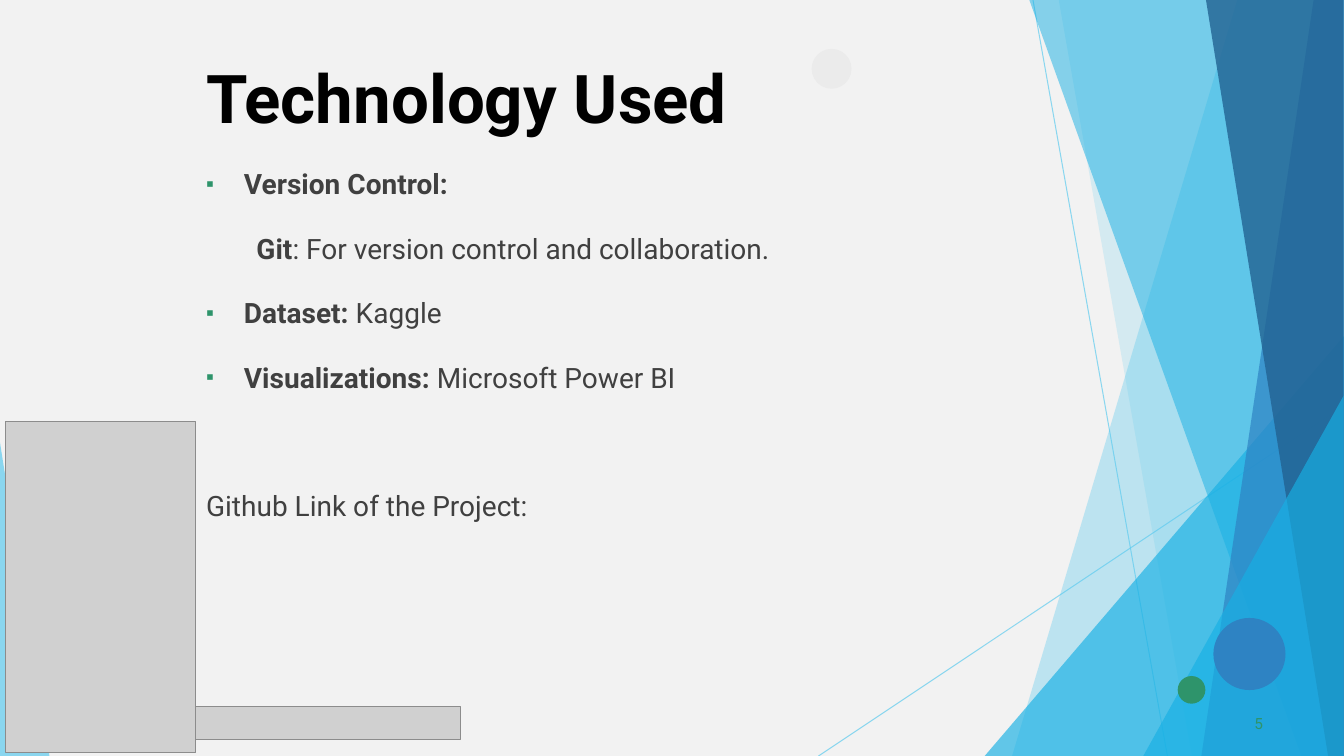
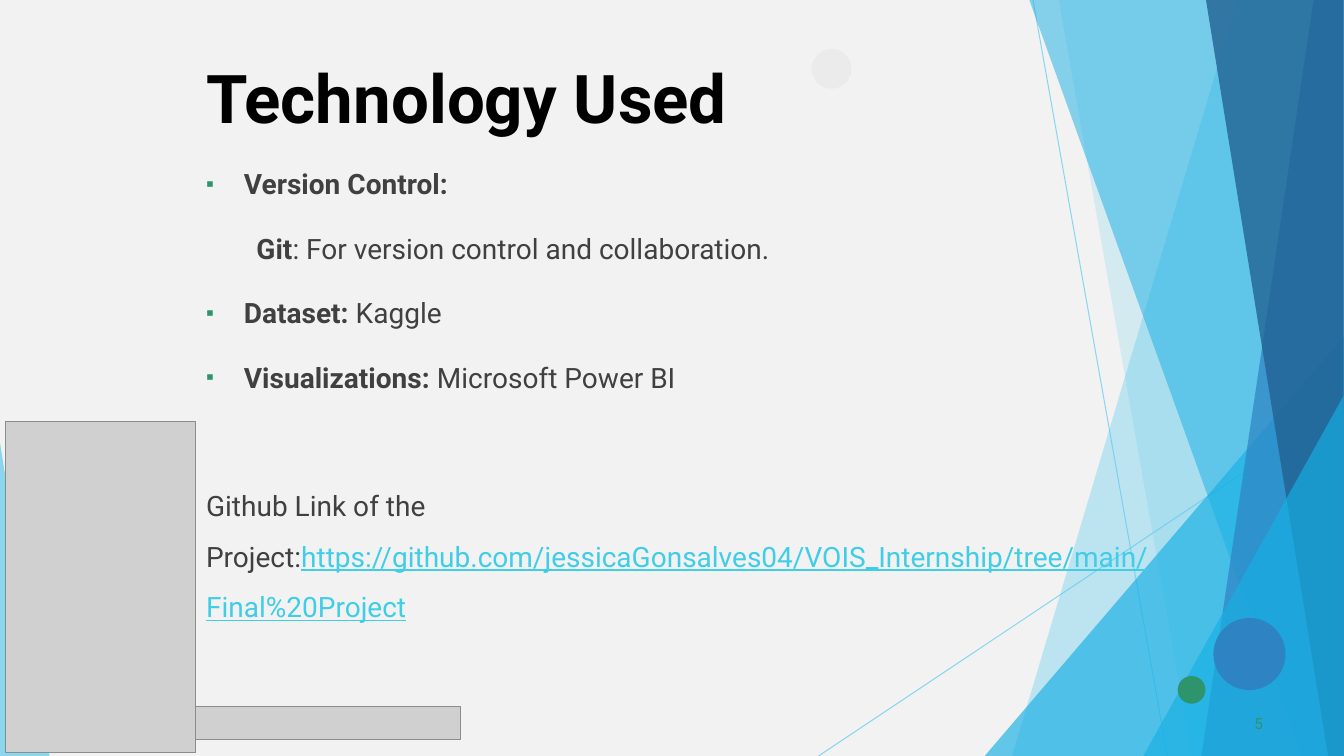
Before and after one commit to jessicaGonsalves04/VOIS_Internship, a slide deck: slide 5 of Final Project/Food_Adulteration_Report.pptx. Drawn at 1344x756 pixels with LibreOffice and Linux fonts; fonts in the diff are those of the drawing; grey boxes stand for pictures. Boxes give left, top, right and bottom in pixels: in the first picture for what was removed or moved away, otherwise in the second. Text is boxed around its words. In the diff, an @@ line names an element or a change of style, - is before the commit and + after.

Commit message:
Final

```diff
--- a/Final Project/Food_Adulteration_Report.pptx
+++ b/Final Project/Food_Adulteration_Report.pptx
@@ text at (x1=206, y1=494, x2=1148, y2=623): text changed; text colour #404040 to #3FCDE7 @@
-Github Link of the Project:
+Github Link of the Project:https://github.com/jessicaGonsalves04/VOIS_Internship/tree/main/Final%20Project
```
